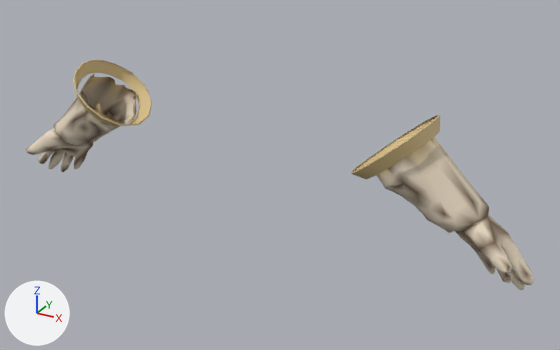
The glTF model assets_src/armor/aydor_2/leather_b_hands.glb, before and after one commit.
Camera for both pictures: a 50 mm camera at (0.903, -1.374, 1.763) aimed at (0.085, 0.114, 1.019). Lighting does not change. The marker at lower left points along +X, +Y and +Z. The older version comes first. Vertices at exactly the same position are counted once.

The older version as bpy lines, for what is in view:
```python
mat_leather = bpy.data.materials.new('leather')
mat_leather.use_nodes = True; mat_leather.node_tree.nodes.clear()
_N = mat_leather.node_tree.nodes; _L = mat_leather.node_tree.links
n0 = _N.new('ShaderNodeBsdfPrincipled'); n0.name = 'Principled BSDF'
n0.inputs[2].default_value = 0.66  # 'Roughness'
n1 = _N.new('ShaderNodeOutputMaterial'); n1.name = 'Material Output'
n2 = _N.new('ShaderNodeVertexColor'); n2.name = 'Color Attribute'
_L.new(n0.outputs[0], n1.inputs[0])  # 'BSDF' to 'Surface'
_L.new(n2.outputs[0], n0.inputs[0])  # 'Color' to 'Base Color'
me_leather_b_hands = bpy.data.meshes.new('leather_b_hands')
me_leather_b_hands.from_pydata(...)  # 860 vertices, 1556 faces; spans x -0.694..0.696, y -0.029..0.196, z 0.87..1.233
me_leather_b_hands.materials.append(mat_leather)
ob_leather_b_hands = bpy.data.objects.new('leather_b_hands', me_leather_b_hands)
ob_leather_b_hands.location = (0.0, 0.0, 0.0)
```
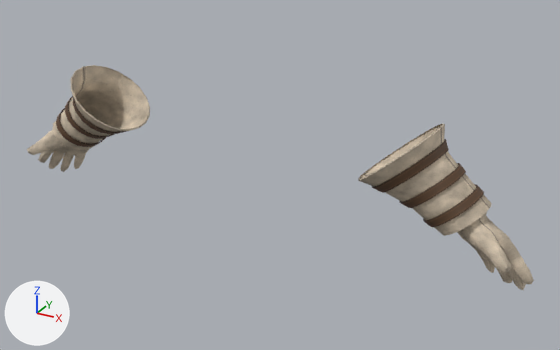
Diff of the bpy script that builds the scene:
```diff
--- a/assets_src/armor/aydor_2/leather_b_hands.glb.py
+++ b/assets_src/armor/aydor_2/leather_b_hands.glb.py
@@ img_strap_orm_png @@
+img_strap_orm_png = load_image('strap_orm.png', '../textures/strap_orm.png', 128, 64, 'Non-Color')
@@ img_strap_c_png @@
+img_strap_c_png = load_image('strap_c.png', '../textures/strap_c.png', 128, 64, 'sRGB')
@@ img_strap_n_png @@
+img_strap_n_png = load_image('strap_n.png', '../textures/strap_n.png', 128, 64, 'Non-Color')
@@ img_leather_orm_png @@
+img_leather_orm_png = load_image('leather_orm.png', '../textures/leather_orm.png', 256, 256, 'Non-Color')
@@ img_leather_n_png @@
+img_leather_n_png = load_image('leather_n.png', '../textures/leather_n.png', 256, 256, 'Non-Color')
@@ img_leather_c_png @@
+img_leather_c_png = load_image('leather_c.png', '../textures/leather_c.png', 256, 256, 'sRGB')
@@ mat_leather @@
 mat_leather = bpy.data.materials.new('leather')
-# nodes: BsdfPrincipled, OutputMaterial, VertexColor
+# nodes: BsdfPrincipled, Mix, NormalMap, OutputMaterial, SeparateColor, TexImage x3, VertexColor
+# uses the picture img_leather_c_png
+# uses the picture img_leather_n_png
+# uses the picture img_leather_orm_png
@@ mat_strap @@
+mat_strap = bpy.data.materials.new('strap')
+# uses the picture img_strap_c_png
+# uses the picture img_strap_n_png
+# uses the picture img_strap_orm_png
@@ me_leather_b_hands @@
 # used by ob_leather_b_hands; location = (0.0, 0.0, 0.0)
-me_leather_b_hands.from_pydata(...)  # 860 vertices, 1556 faces; spans x -0.694..0.696, y -0.029..0.196, z 0.87..1.233
+me_leather_b_hands.from_pydata(...)  # 1654 vertices, 2916 faces; spans x -0.693..0.694, y -0.025..0.197, z 0.871..1.218
+# me_leather_b_hands part 1: the loose piece of 343 vertices spanning x -0.694..-0.329, y -0.001..0.169, z 0.87..1.2 is rebuilt with 200 vertices and now spans x -0.586..-0.308, y -0.025..0.197, z 0.98..1.217
+# me_leather_b_hands part 2: the loose piece of 80 vertices spanning x 0.297..0.466, y -0.028..0.196, z 1.086..1.233 is rebuilt with 100 vertices and now spans x 0.341..0.49, y -0.011..0.181, z 1.059..1.185, in mat_strap
+# me_leather_b_hands part 3: the loose piece of 80 vertices spanning x -0.464..-0.295, y -0.029..0.195, z 1.085..1.232 is rebuilt with 100 vertices and now spans x -0.487..-0.339, y -0.012..0.182, z 1.058..1.183, in mat_strap
+# me_leather_b_hands part 4: a new loose piece of 318 vertices spanning x -0.693..-0.485, y 0.018..0.16, z 0.871..1.066, in mat_leather
+# me_leather_b_hands part 5: a new loose piece of 200 vertices spanning x 0.309..0.587, y -0.024..0.196, z 0.98..1.218, in mat_leather
+# me_leather_b_hands part 6: a new loose piece of 100 vertices spanning x 0.401..0.529, y 0.013..0.168, z 1.032..1.137, in mat_strap
+# me_leather_b_hands part 7: a new loose piece of 100 vertices spanning x 0.455..0.57, y 0.021..0.171, z 0.997..1.094, in mat_strap
+# me_leather_b_hands part 8: a new loose piece of 100 vertices spanning x -0.528..-0.4, y 0.012..0.168, z 1.031..1.136, in mat_strap
+# me_leather_b_hands part 9: a new loose piece of 100 vertices spanning x -0.569..-0.453, y 0.021..0.171, z 0.996..1.093, in mat_strap
+# me_leather_b_hands part 10: 356 vertices removed from x 0.332..0.696, y 0.001..0.167, z 0.876..1.203; 335 vertices added at x 0.487..0.694, y 0.017..0.161, z 0.874..1.067
 me_leather_b_hands.materials.append(mat_leather)
+me_leather_b_hands.materials.append(mat_strap)
```

Pixel boxes (x1, y1, x2, y2) of what changed, in the pictures (560 x 350 px; the box of a moved part takes in the faces that stretch with it):
'leather_b_hands', surface changed, reshaped: before (26, 60, 535, 290); after (27, 65, 534, 290)
part 1 of me_leather_b_hands, rebuilt (12% narrower, 14% shorter): before (26, 73, 137, 172); after (52, 65, 150, 150)
part 2 of me_leather_b_hands, rebuilt (13% narrower, 15% shorter): before (351, 115, 440, 179); after (372, 139, 449, 193)
part 3 of me_leather_b_hands, rebuilt: before (73, 60, 152, 126); after (73, 97, 126, 134)
part 4 of me_leather_b_hands, added (brown): after (27, 130, 89, 172)
part 5 of me_leather_b_hands, added (beige): after (358, 124, 491, 236)
part 6 of me_leather_b_hands, added (brown): after (399, 163, 466, 208)
part 7 of me_leather_b_hands, added (brown): after (423, 184, 484, 228)
part 8 of me_leather_b_hands, added: after (65, 96, 114, 139)
part 9 of me_leather_b_hands, added: after (56, 108, 105, 147)
part 10 of me_leather_b_hands, moved or reshaped: before (376, 137, 535, 290); after (457, 212, 534, 290)
